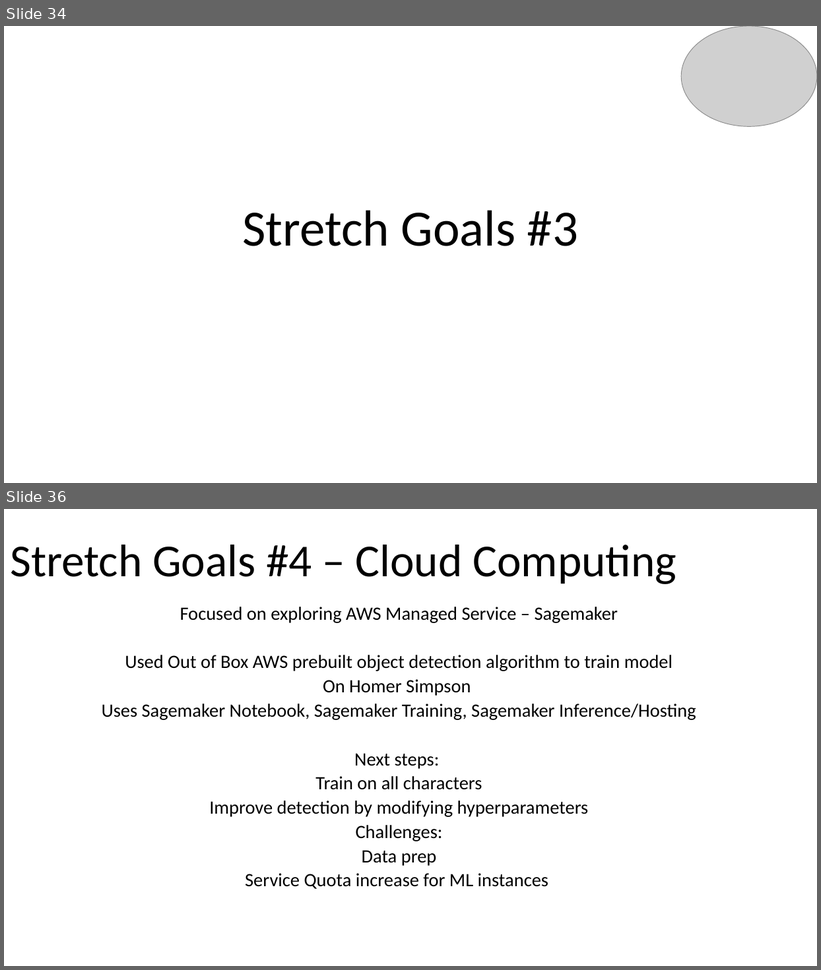
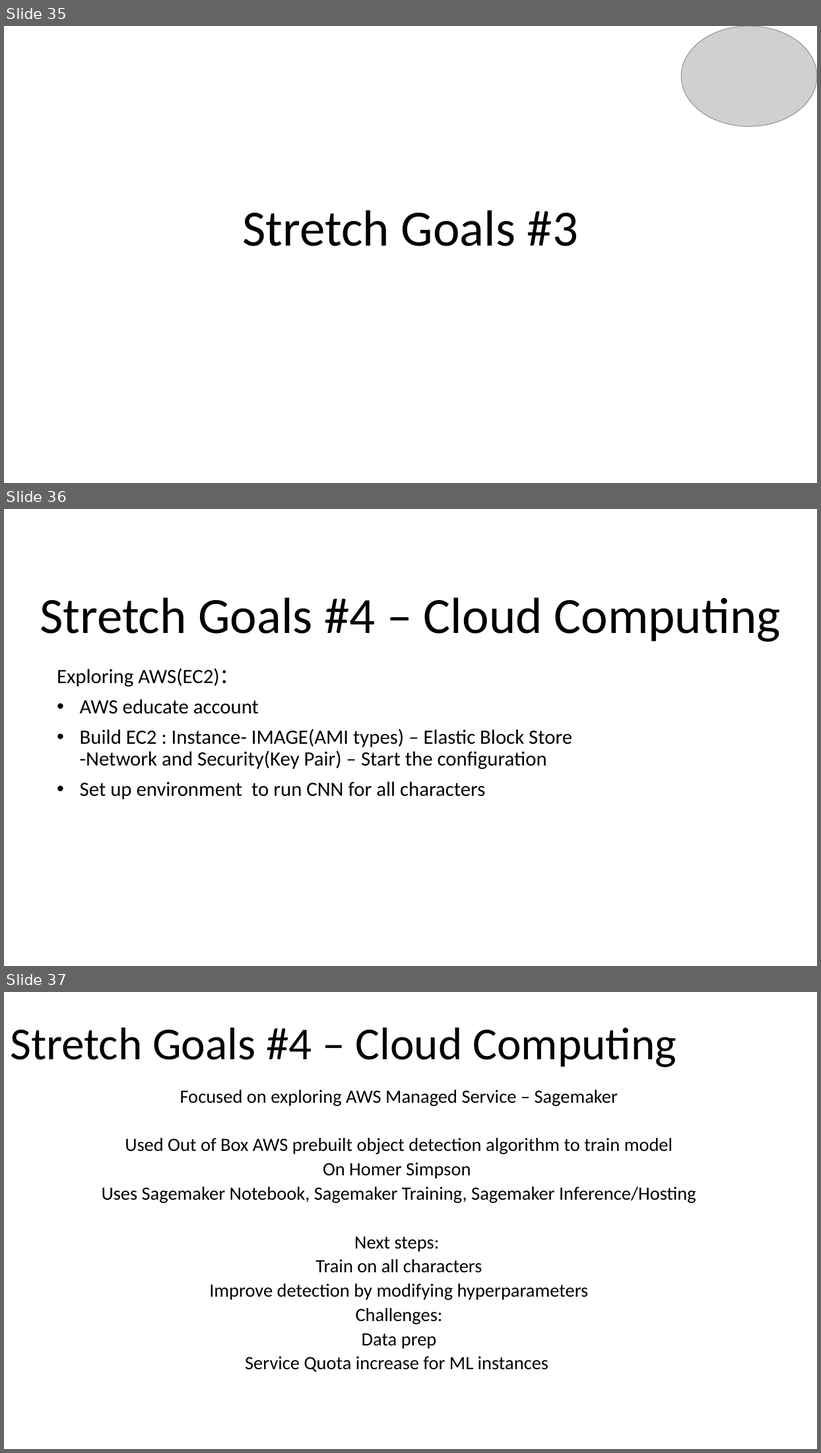
Before and after one commit to zliu007/DAEN690Report, a slide deck: SimpsonsImageDetection_Final Presentation_Merged.pptx. Shown one above the other, each under a label of ours: slides 34 and 36 before the commit, slides 35, 36 and 37 after it; the slides between them are not shown. The pictures are 821x970 and 821x1453 pixels, drawn with LibreOffice and Linux fonts; fonts in the diff are those of the drawing; grey boxes stand for pictures. Boxes give left, top, right and bottom in pixels: in the first picture for what was removed or moved away, otherwise in the second. Text is boxed around its words. In the diff, an @@ line names an element or a change of style, - is before the commit and + after.

```diff
--- a/SimpsonsImageDetection_Final Presentation_Merged.pptx
+++ b/SimpsonsImageDetection_Final Presentation_Merged.pptx
@@ slide 36 added at (4, 509, 817, 966), background #FFFFFF @@
@@ title added at (40, 597, 780, 642), 60 pt, text #000000 @@
+Stretch Goals #4 – Cloud Computing
@@ subtitle added at (57, 668, 572, 799), 24 pt, text #000000 @@
+Exploring AWS(EC2)：
+• AWS educate account
+• Build EC2 : Instance- IMAGE(AMI types) – Elastic Block Store -Network and Security(Key Pair) – Start the configuration
+• Set up environment to run CNN for all characters
@@ what was slide 34 is now slide 35 @@
@@ what was slide 36 is now slide 37 @@
```
Also in this commit, not shown: 3 slides changed, 1 other slide added, 1 slide removed.
